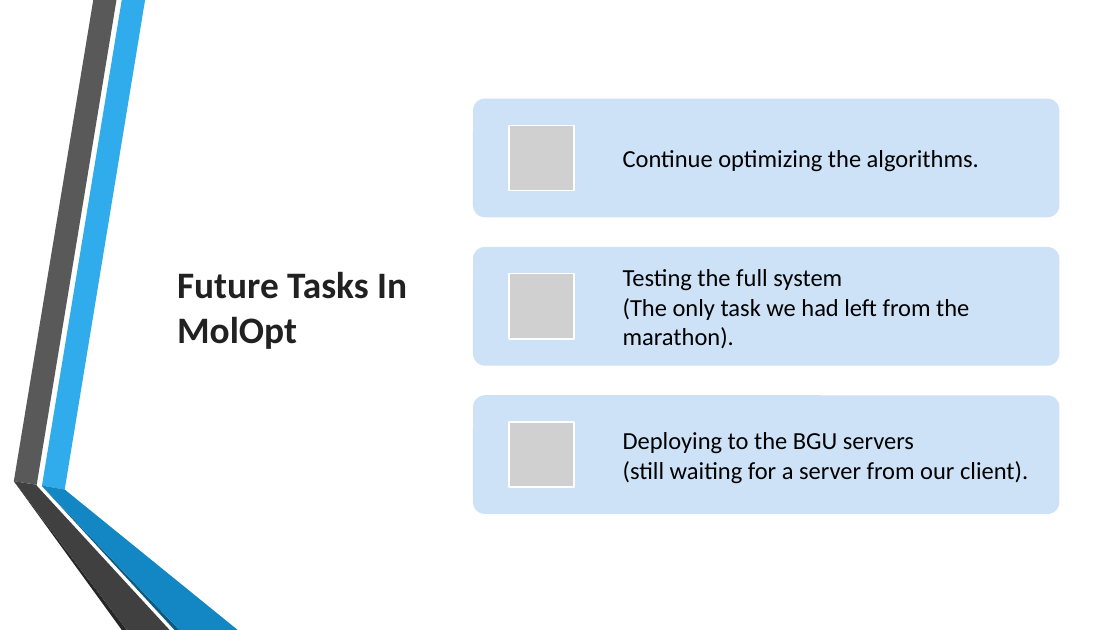
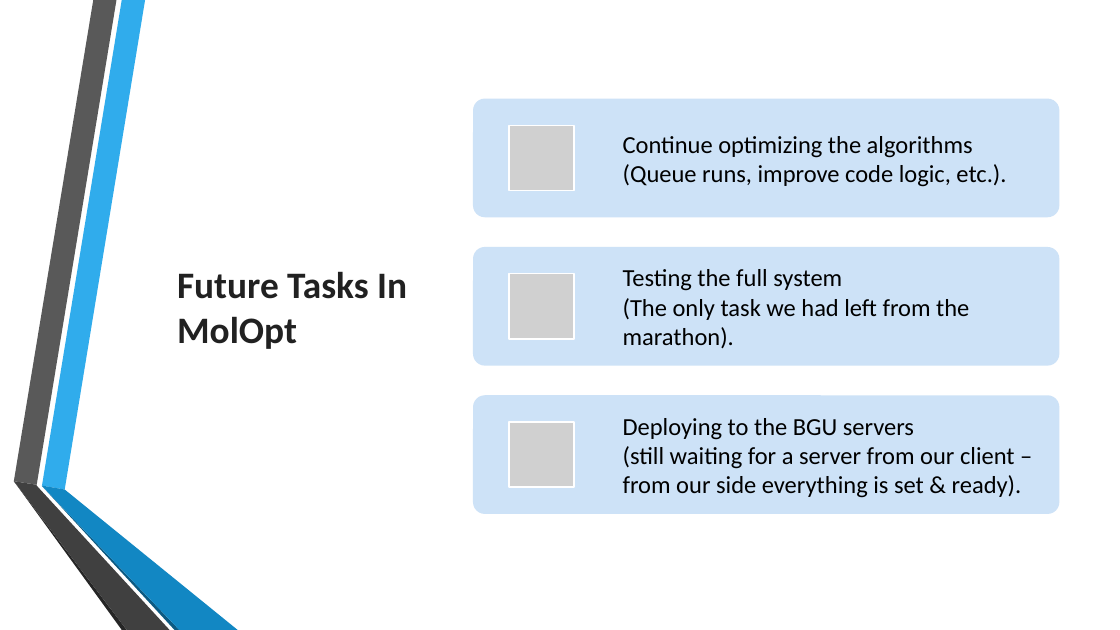
Before and after one commit to csbarak/MolOpt_Students_2023, a slide deck: slide 7 of Documents/SemesterB Marathon Presentation.pptx. Drawn at 1120x630 pixels with LibreOffice and Linux fonts; fonts in the diff are those of the drawing; grey boxes stand for pictures; background and template pictures are left out. Boxes give left, top, right and bottom in pixels: in the first picture for what was removed or moved away, otherwise in the second. Text is boxed around its words. In the diff, an @@ line names an element or a change of style, - is before the commit and + after.

```diff
--- a/Documents/SemesterB Marathon Presentation.pptx
+++ b/Documents/SemesterB Marathon Presentation.pptx
@@ text at box(623, 136, 1006, 187): text changed @@
-Continue optimizing the algorithms.
+Continue optimizing the algorithms
+(Queue runs, improve code logic, etc.).
@@ text at box(623, 418, 1022, 498): text changed @@
-Deploying to the BGU servers
-(still waiting for a server from our client).
+Deploying to the BGU servers
+(still waiting for a server from our client – from our side everything is set & ready).
```
Also in this commit, not shown: 2 other slides changed, 6 other files.
